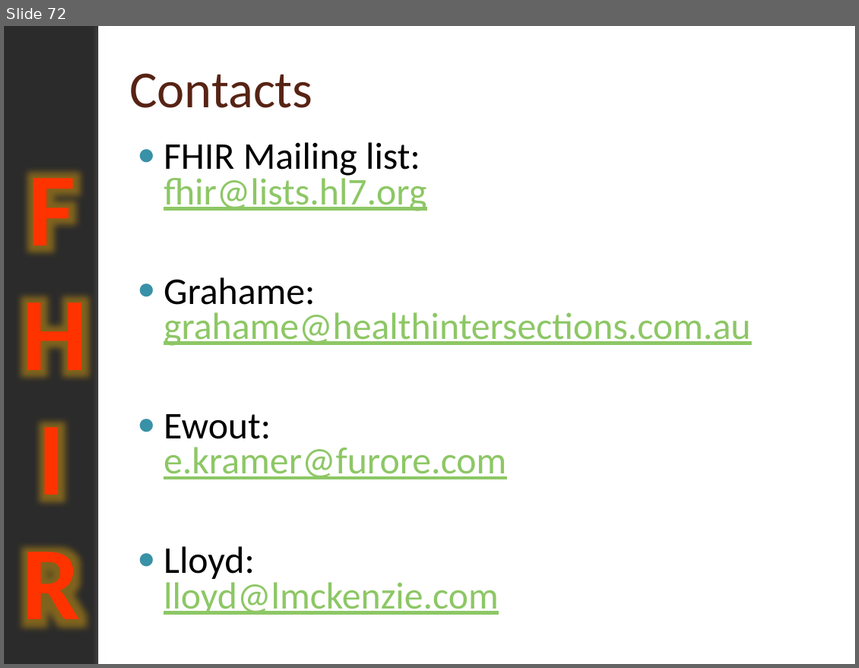
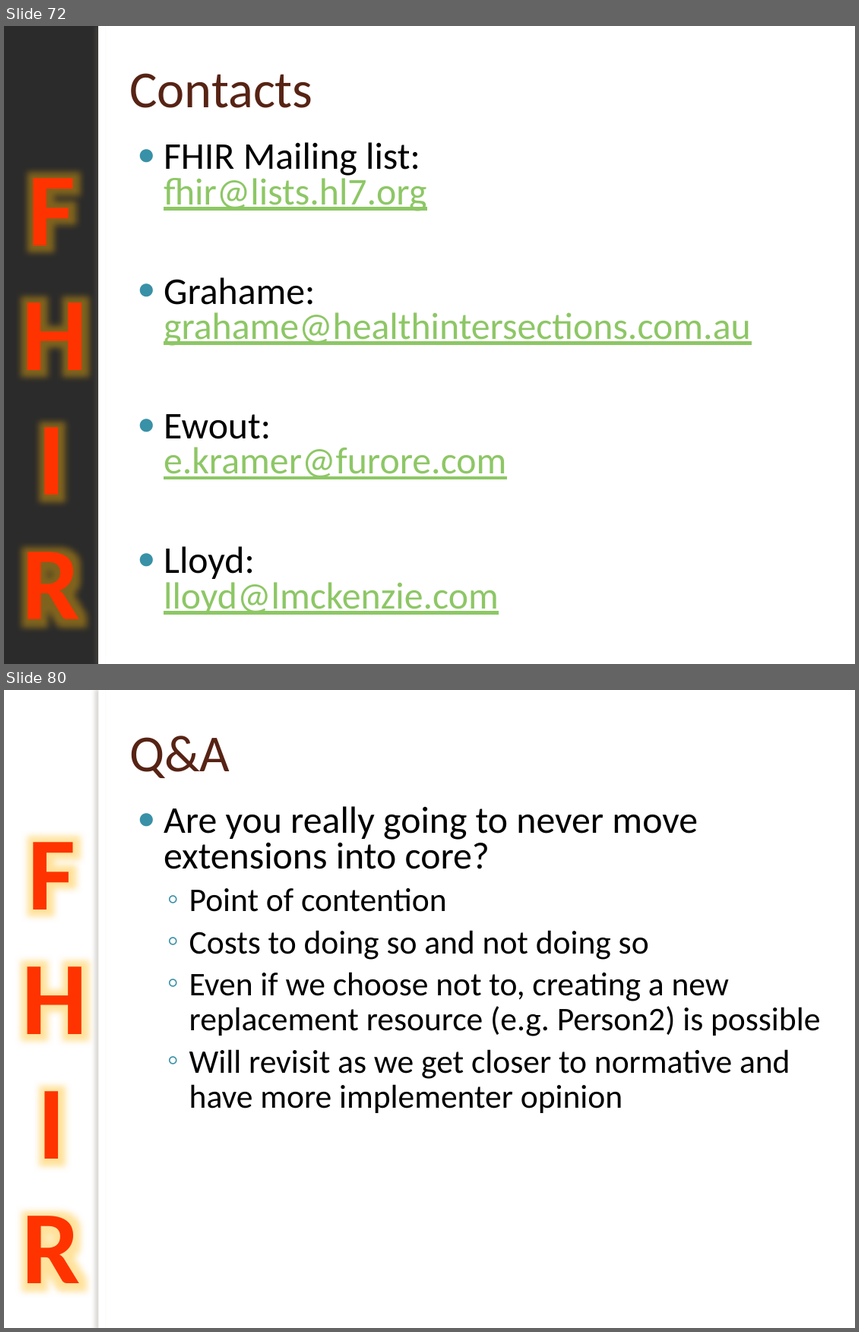
Before and after one commit to vista-novo/fhir, a slide deck: presentations/2012-May WGM Tutorials/201205 WGM Introduction to FHIR.pptx. Shown one above the other, each under a label of ours: slide 72 before the commit, slides 72 and 80 after it; the slides between them are not shown. The pictures are 859x668 and 859x1332 pixels, drawn with LibreOffice and Linux fonts; fonts in the diff are those of the drawing; background and template pictures are left out; a plain dark background stands for a picture behind light text. Boxes give left, top, right and bottom in pixels: in the first picture for what was removed or moved away, otherwise in the second. Text is boxed around its words. In the diff, an @@ line names an element or a change of style, - is before the commit and + after.

```diff
--- a/presentations/2012-May WGM Tutorials/201205 WGM Introduction to FHIR.pptx
+++ b/presentations/2012-May WGM Tutorials/201205 WGM Introduction to FHIR.pptx
@@ slide 80 added at <box>4,690,855,1328</box>, background picture (left out); not listed: 2 template elements that a slide beside it also shows @@
@@ title added at <box>129,736,230,778</box>, 44 pt, text #572314 @@
+Q&A
@@ text added at <box>164,806,820,1113</box>, 28 pt, text #000000 @@
+● Are you really going to never move extensions into core?
+  ◦ Point of contention
+  ◦ Costs to doing so and not doing so
+  ◦ Even if we choose not to, creating a new replacement resource (e.g. Person2) is possible
+  ◦ Will revisit as we get closer to normative and have more implementer opinion
```
Also in this commit, not shown: 5 slides changed, 8 other slides added, 1 other file.
